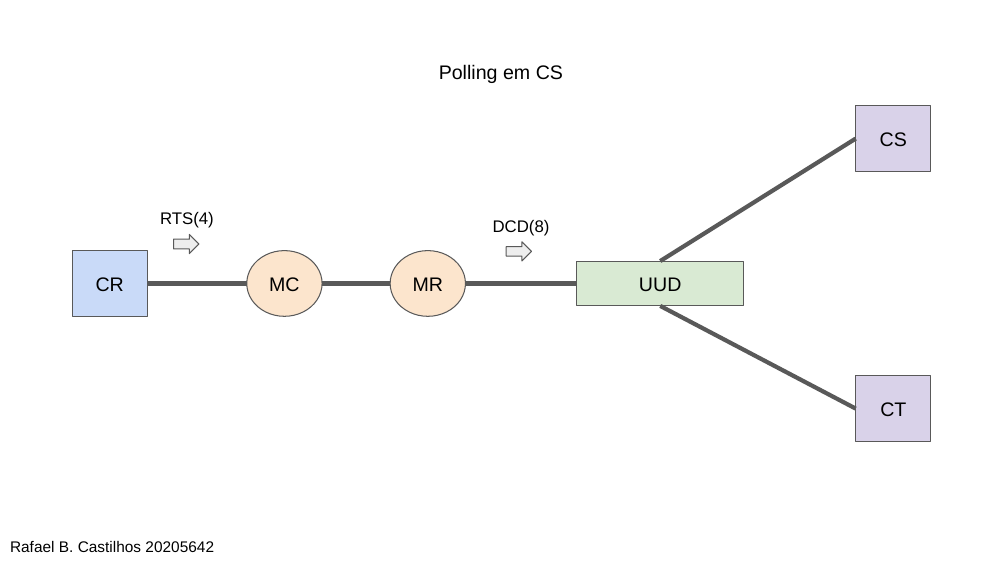
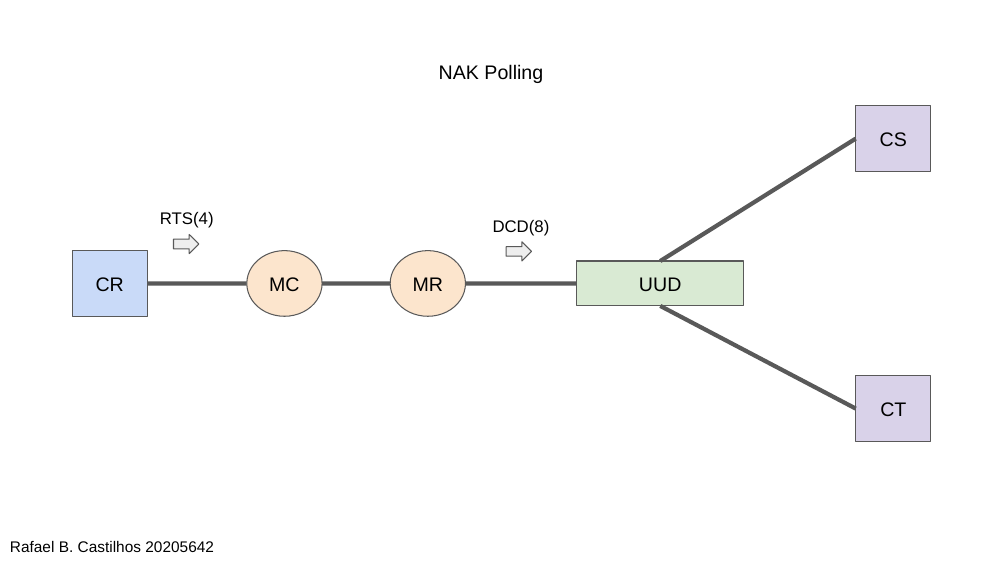
Before and after one commit to rafaelbcastilhos/cco-ufsc, a slide deck: slide 25 of 21.2/ine5414/pratico1/polling.pptx. Drawn at 1008x567 pixels with LibreOffice and Linux fonts; fonts in the diff are those of the drawing. Boxes give left, top, right and bottom in pixels: in the first picture for what was removed or moved away, otherwise in the second. Text is boxed around its words. In the diff, an @@ line names an element or a change of style, - is before the commit and + after.

```diff
--- a/21.2/ine5414/pratico1/polling.pptx
+++ b/21.2/ine5414/pratico1/polling.pptx
@@ text at box(439, 64, 543, 83): text changed @@
-Polling em CS
+NAK Polling
@@ right arrow at box(173, 235, 199, 254): outline #595959 0.75 pt to #595959 0.74 pt @@
```
Also in this commit, not shown: 36 other slides changed, 2 other files.
